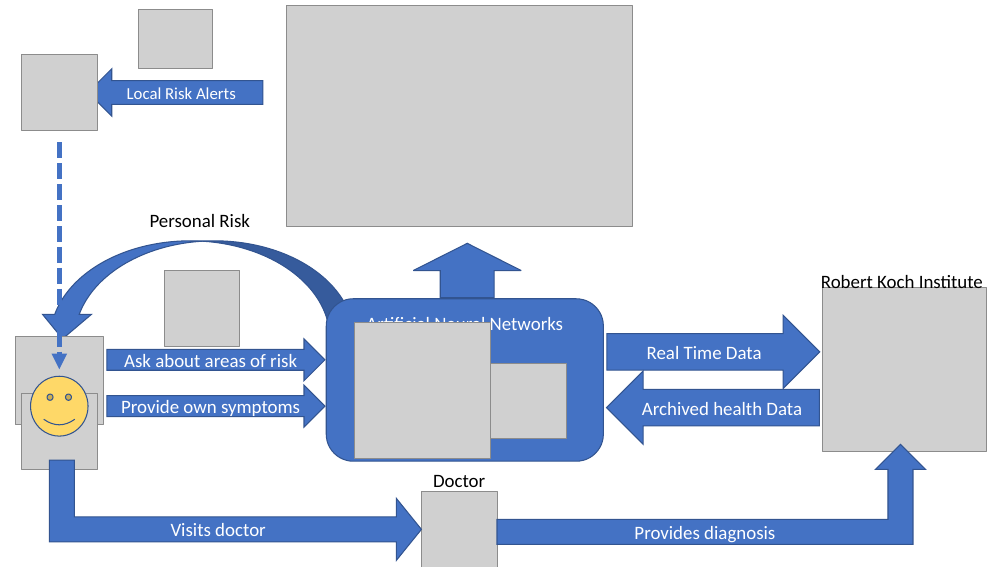
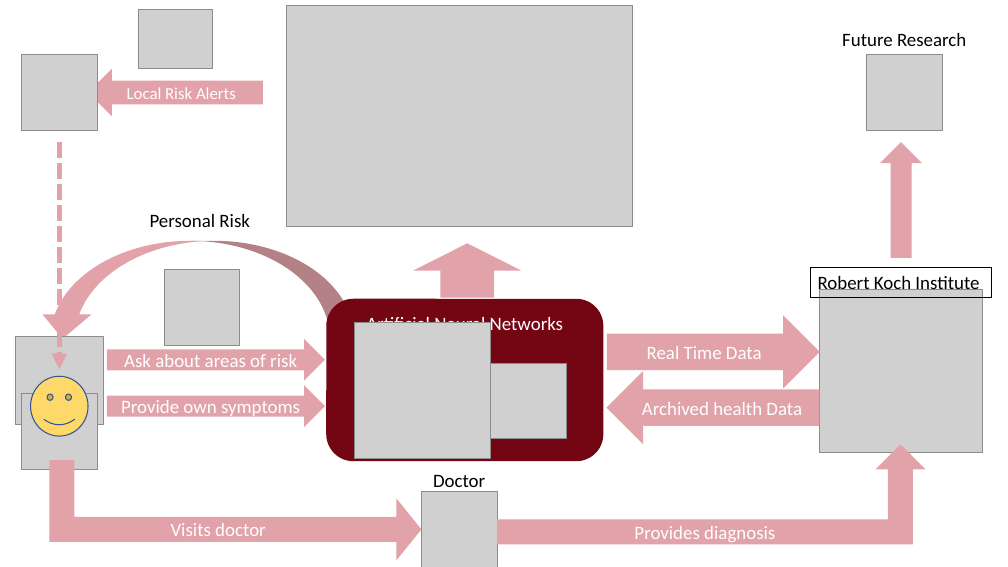
Before and after one commit to vkakerbeck/DieInfluenza, a slide deck: slide 9 of Presi.pptx. Drawn at 1008x567 pixels with LibreOffice and Linux fonts; fonts in the diff are those of the drawing; grey boxes stand for pictures. Boxes give left, top, right and bottom in pixels: in the first picture for what was removed or moved away, otherwise in the second. Text is boxed around its words. In the diff, an @@ line names an element or a change of style, - is before the commit and + after.

```diff
--- a/Presi.pptx
+++ b/Presi.pptx
@@ text added at (842,33,966,46), 18 pt, text #000000 @@
+Future Research
@@ picture added at (867,54,942,130) @@
@@ arrow (59, 142) - (59, 369): stroke #4472C4 5 pt dashed to #E1A2A9 5 pt dashed @@
@@ up arrow added at (880,142,923,258), fill #E1A2A9 @@
@@ rectangle "Robert Koch Institute": place and size @@
-rectangle "Robert Koch Institute" at (821,273,983,294)
+rectangle "Robert Koch Institute" at (811,267,992,297)
@@ rectangle "Robert Koch Institute" at (811,267,992,297): outline none to #000000 1 pt @@
@@ rounded rectangle "Artificial Neural Networks" at (327,299,604,461): fill #4472C4 to #740614; outline #325491 1 pt to none @@
@@ fill #4472C4 to #E1A2A9; outline #325491 1 pt to none in 9 elements at (88,69,262,116), (607,315,820,389), (606,371,820,445), (107,339,324,380), (107,386,324,427), (497,445,926,544), (38,241,354,340), (413,243,521,298), (50,460,422,561) @@
```
Also in this commit, not shown: 2 other files.
